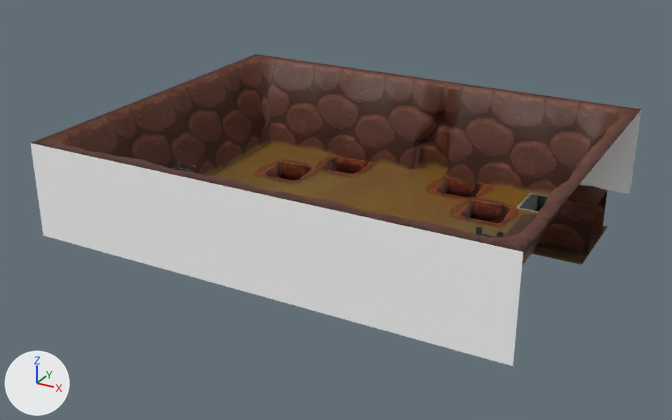
What one commit did to the FBX model Bin/Resources/Meshes/TailCave/Lv01TailCave_04B.fbx.
Both versions are drawn from a camera (50 mm lens) standing at (0.1284, -0.2436, 0.122) and looking at (-0.0045, -0.0019, 0.0011). Every picture has the same lights, and +X, +Y and +Z are marked at lower left. Where no turn or scale is listed for an object, it has been applied to the vertices.

Objects in the first picture: 'Lv01TailCave_04B1__MI_DungeonRoof_01', 'Lv01TailCave_04B1__MI_d1_b_gate_01', 'Lv01TailCave_04B1__MI_d1_f_floor_a_01', 'Lv01TailCave_04B1__MI_d1_w_wall_a_01', 'Lv01TailCave_04B1__MI_d1_w_wall_a_03', 'Lv01TailCave_04B1__MI_d1_w_wall_a_04', 'Lv01TailCave_04B1__MI_d1_w_wall_a_09'.
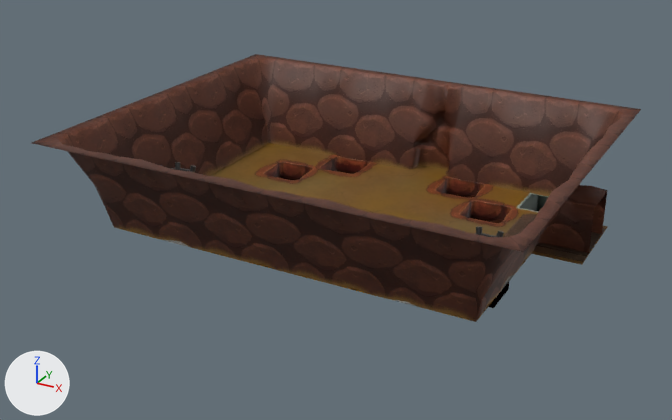
Changed parts and their boxes [x1, y1, x2, y2] in the pictures (672 x 420 px):
'Lv01TailCave_04B1__MI_DungeonRoof_01', deleted
    before: [31, 110, 641, 366]

What changed in the scene script:
```text
Remove ob_lv01tailcave_04b1__mi_dungeonroof_01:
    ob_lv01tailcave_04b1__mi_dungeonroof_01 = bpy.data.objects.new('Lv01TailCave_04B1__MI_DungeonRoof_01', me_mesh_001)
    ob_lv01tailcave_04b1__mi_dungeonroof_01.location = (0.0, 0.0, 0.0)
```
